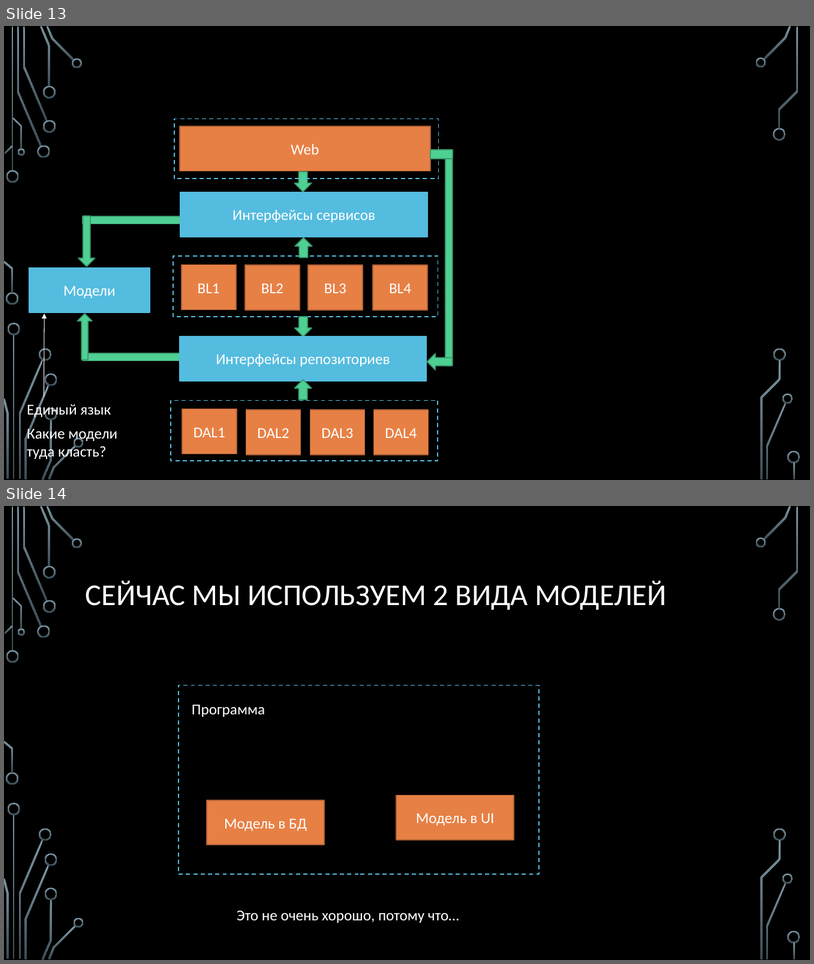
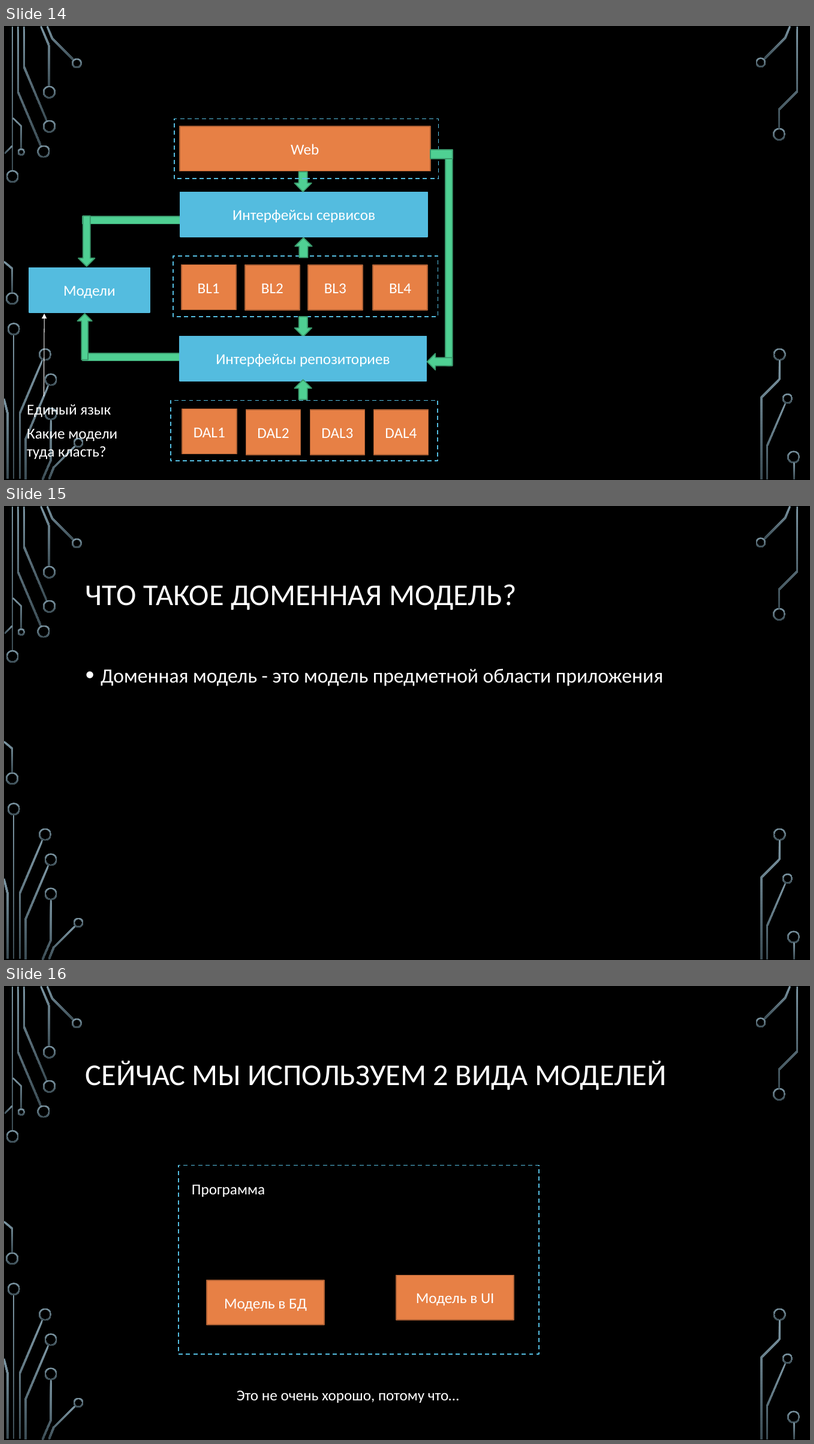
Before and after one commit to sergeyryskulov/Presentations, a slide deck: 8. Гексагональная архитектура/Архитектура больших проектов.pptx. Shown one above the other, each under a label of ours: slides 13 and 14 before the commit, slides 14, 15 and 16 after it. The pictures are 814x964 and 814x1444 pixels, drawn with LibreOffice and Linux fonts; fonts in the diff are those of the drawing; background and template pictures are left out. Boxes give left, top, right and bottom in pixels: in the first picture for what was removed or moved away, otherwise in the second. Text is boxed around its words. In the diff, an @@ line names an element or a change of style, - is before the commit and + after.

```diff
--- a/8. Гексагональная архитектура/Архитектура больших проектов.pptx
+++ b/8. Гексагональная архитектура/Архитектура больших проектов.pptx
@@ slide 15 added at [4, 506, 810, 960], background picture (left out); not listed: 36 template elements that a slide beside it also shows @@
@@ title added at [86, 584, 516, 610], 36 pt, text #FFFFFF @@
+ЧТО ТАКОЕ ДОМЕННАЯ МОДЕЛЬ?
@@ text added at [101, 669, 663, 686], 24 pt, text #FFFFFF @@
+• Доменная модель - это модель предметной области приложения
@@ what was slide 13 is now slide 14 @@
@@ what was slide 14 is now slide 16 @@
```
Also in this commit, not shown: 1 other slide added, 1 other file.
